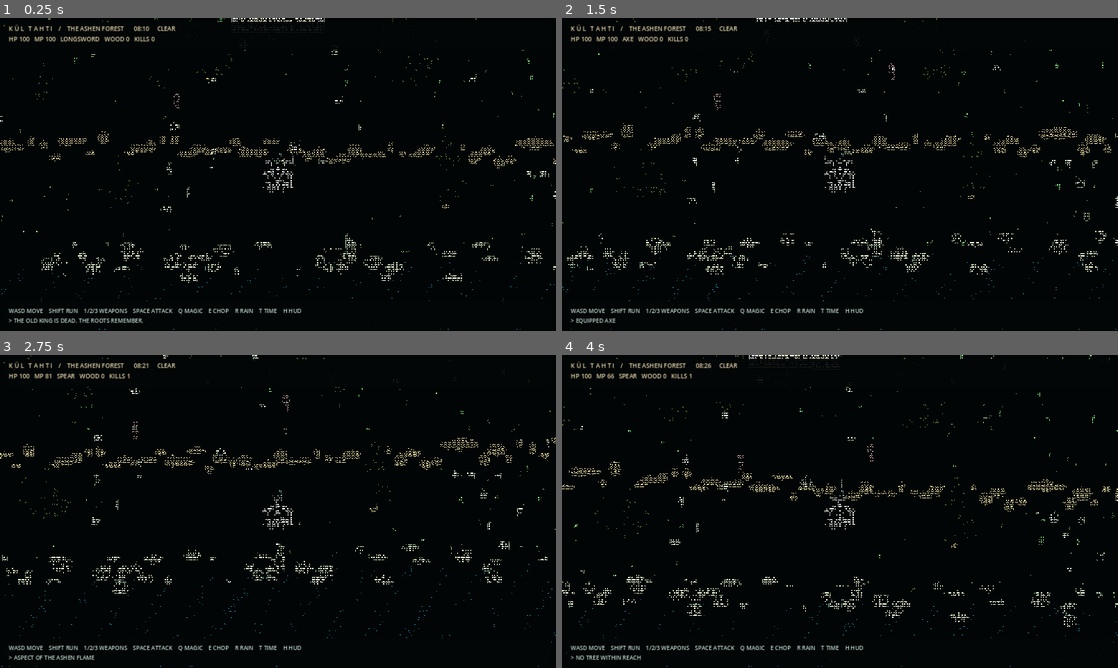
Above: before the commit, frames 1-4 (two rows, left to right).
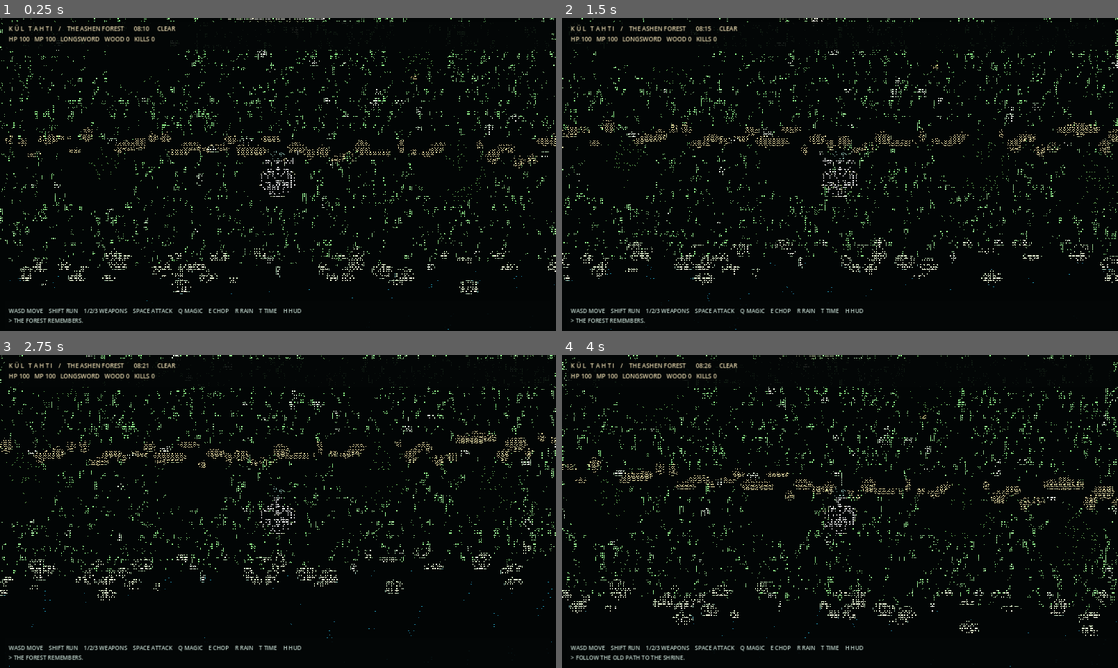
Above: after the commit, the same moments.

Repository: furkhans4o4-create/KUL-TAHTI
Game: Godot game, scene res://scenes/main.tscn
Same seed, same stepped clock (60 frames per second), same inputs: the game is played once before the commit and once after it.
Inputs:
- Up to frame 1 (0.25 s): no input
- Up to frame 2 (1.5 s): tap Enter at 0.5 s; hold D 0.53-1.28 s; tap 1 at 0.6 s; tap Space at 0.77, 1.07 s; tap 2 at 0.8, 1.35 s; hold S from 1.28 s (still down)
- Up to frame 3 (2.75 s): tap Space at 1.52, 1.82 s; tap 3 at 1.55, 2.1 s; release S at 2.03 s; hold D from 2.03 s (still down); tap Q at 2.3 s
- Up to frame 4 (4 s): release D at 2.78 s; hold W 2.78-3.53 s; tap Q at 2.85 s; tap Space at 3.02, 3.32, 3.77, 3.8 s; tap E at 3.05, 3.6 s; hold A from 3.53 s (still down)

The runs differ from the first frame. In frame 1, 4.0% of the frame differs, in the area x 0-100%, y 0-100%; in frame 2, 4.2%; in frame 3, 4.1%; in frame 4, 4.7%.

Commit message:
Focus 3D ASCII demo on one clearing: interactive grass, rainfall ripples and flickering shrine

Diff:
--- a/scripts/forest3d.gd
+++ b/scripts/forest3d.gd
@@ -10,12 +10,16 @@
 var kills: int = 0
 var weapon: int = 0
 var weapon_names: Array[String] = ["LONGSWORD", "AXE", "SPEAR"]
-var status: String = "THE OLD KING IS DEAD. THE ROOTS REMEMBER."
+var status: String = "THE FOREST REMEMBERS."
 
 var hero_position: Vector3 = Vector3.ZERO
 var hero_facing: Vector3 = Vector3(0, 0, -1)
 var elapsed: float = 0.0
 var walk_phase: float = 0.0
+var shrine_pulse: float = 0.0
+var torch_light: OmniLight3D
+var grass_shader: ShaderMaterial
+var water_surface: ShaderMaterial
 var attack_remaining: float = 0.0
 var spell_remaining: float = 0.0
 var camera: Camera3D
@@ -45,7 +49,6 @@
     _stones()
     _shrine()
     _player()
-    _enemies()
     _camera()
     _rain()
     set_process(true)
@@ -111,12 +114,13 @@
 
     # A broad river runs across the southern portion of the camera view.
     var river := PlaneMesh.new()
-    river.size = Vector2(135, 25)
+    river.size = Vector2(90, 25)
     var water_shader := Shader.new()
-    water_shader.code = "shader_type spatial;\nrender_mode cull_disabled;\nuniform vec4 water_color : source_color = vec4(0.035, 0.13, 0.19, 1.0);\nvoid fragment(){float wave = sin(UV.x * 110.0 + TIME * 2.0 + sin(UV.y*19.0 + TIME)*1.5); float band=sin(UV.y*34.0+UV.x*8.0-TIME*1.7); ALBEDO = water_color.rgb + vec3(0.03,0.08,0.11) * (wave*wave*0.5+band*band*0.3); ROUGHNESS = 0.14; METALLIC=0.14;}\n"
+    water_shader.code = "shader_type spatial;\nrender_mode cull_disabled;\nuniform float rain_power = 0.0;\nuniform vec4 water_color : source_color = vec4(0.025,0.115,0.175,1.0);\nfloat hash(vec2 p){return fract(sin(dot(p,vec2(127.1,311.7)))*43758.5453);}\nvoid fragment(){vec2 p=UV*vec2(48.0,9.0); float wave=sin(p.x*4.0+TIME*1.9+sin(p.y*3.0+TIME)*1.2); float shine=pow(max(0.0,0.5+0.5*wave),9.0); vec2 tile=floor(p*1.5); vec2 in_tile=fract(p*1.5)-0.5; float cycle=fract(hash(tile)*5.0+TIME*0.75); float ring=exp(-pow((length(in_tile)-cycle*0.65)/0.042,2.0))*(1.0-cycle)*rain_power; ALBEDO=water_color.rgb+vec3(0.035,0.085,0.10)*shine+vec3(0.16,0.23,0.24)*ring; ROUGHNESS=0.18; METALLIC=0.13;}\n"
     var water_mat := ShaderMaterial.new()
     water_mat.shader = water_shader
     _mesh(river, water_mat, self, Vector3(0, -0.03, 20), Vector3.ONE)
+    water_surface = water_mat
 
     # Bank stones make the shore feel dimensional.
     var stone := _sphere(0.6)
@@ -131,32 +135,33 @@
     var blade := QuadMesh.new()
     blade.size = Vector2(0.20, 0.78)
     var shader := Shader.new()
-    shader.code = "shader_type spatial;\nrender_mode cull_disabled;\nvoid vertex(){VERTEX.x += UV.y * sin(TIME * 2.0 + float(INSTANCE_ID) * 0.61) * 0.11;}\nvoid fragment(){ALBEDO = COLOR.rgb; ROUGHNESS=1.0;}\n"
+    shader.code = "shader_type spatial;\nrender_mode cull_disabled;\nuniform vec3 hero_world = vec3(0.0);\nvoid vertex(){vec3 w=(MODEL_MATRIX*vec4(VERTEX,1.0)).xyz; float d=distance(w.xz,hero_world.xz); float trample=1.0-smoothstep(0.35,2.2,d); float tip=1.0-UV.y; VERTEX.x += tip*(sin(TIME*1.45+w.x*0.9+w.z*0.7)*0.075+trample*0.29); VERTEX.y -= trample*tip*0.24;}\nvoid fragment(){ALBEDO = COLOR.rgb; ROUGHNESS=1.0;}\n"
     var grass_mat := ShaderMaterial.new()
     grass_mat.shader = shader
+    grass_shader = grass_mat
     blade.material = grass_mat
     var mm := MultiMesh.new()
     mm.transform_format = MultiMesh.TRANSFORM_3D
     mm.use_colors = true
     mm.mesh = blade
-    mm.instance_count = 3700
+    mm.instance_count = 8600
     var noise := FastNoiseLite.new()
     noise.seed = 8173
     noise.frequency = 0.078
     for i in range(mm.instance_count):
-        var x: float = rng.randf_range(-52, 52)
-        var z: float = rng.randf_range(-46, 47)
+        var x: float = rng.randf_range(-27, 27)
+        var z: float = rng.randf_range(-28, 12)
         var meadow: float = noise.get_noise_2d(x,z)
         # Reserve the player's clearing and stony trail.
-        if Vector2(x,z).length() < 8.0 or absf(z+2.7)<1.6 or z>7.0:
-            x = rng.randf_range(-52,52)
-            z = rng.randf_range(-43,-14)
-        var h: float = rng.randf_range(0.46, 1.10) * (1.0 + maxf(-0.3, meadow))
+        if Vector2(x,z).length() < 2.4 or absf(z+2.7)<0.65 or z>7.2:
+            x = rng.randf_range(-27,27)
+            z = rng.randf_range(-26,-5)
+        var h: float = rng.randf_range(0.52, 1.45) * (1.0 + maxf(-0.3, meadow))
         var angle: float = rng.randf_range(0, TAU)
         var orient := Basis().rotated(Vector3.UP, angle).scaled(Vector3(rng.randf_range(0.8, 1.5), h, 1.0))
         mm.set_instance_transform(i, Transform3D(orient, Vector3(x, h*0.39, z)))
         var shade: float = rng.randf_range(0.48, 0.92)
-        mm.set_instance_color(i, Color(0.18*shade,0.44*shade,0.23*shade,1))
+        mm.set_instance_color(i, Color(0.23*shade,0.48*shade,0.27*shade,1))
     var grass_field := MultiMeshInstance3D.new()
     grass_field.multimesh = mm
     grass_field.cast_shadow = GeometryInstance3D.SHADOW_CASTING_SETTING_OFF
@@ -181,12 +186,12 @@
     trunk_instances.transform_format = MultiMesh.TRANSFORM_3D
     trunk_instances.use_colors = true
     trunk_instances.mesh = trunk_mesh
-    trunk_instances.instance_count = 72
+    trunk_instances.instance_count = 35
     crown_instances = MultiMesh.new()
     crown_instances.transform_format = MultiMesh.TRANSFORM_3D
     crown_instances.use_colors = true
     crown_instances.mesh = leaf_mesh
-    crown_instances.instance_count = 72 * 3
+    crown_instances.instance_count = 35 * 3
 
     var trunk_vis := MultiMeshInstance3D.new()
     trunk_vis.multimesh = trunk_instances
@@ -205,7 +210,7 @@
         Vector2(-12.5,2.0),Vector2(12.5,1.5),
         Vector2(-6.2,-20.0),Vector2(7.6,-20.8)
     ]
-    for i in range(72):
+    for i in range(35):
         var x: float = rng.randf_range(-51, 51)
         var z: float = rng.randf_range(-44, 40)
         if i < landmark_trees.size():
@@ -261,7 +266,8 @@
     _mesh(crystal,gold_light,self,Vector3(0,1.4,-16.4),Vector3(0.72,1.55,0.72))
     var glow := OmniLight3D.new()
     glow.light_color = Color("ffc27a")
-    glow.light_energy = 1.5
+    glow.light_energy = 1.9
+    torch_light = glow
     glow.omni_range = 6.0
     glow.position = Vector3(0,2.4,-16.3)
     add_child(glow)
@@ -314,7 +320,7 @@
     camera = Camera3D.new()
     camera.name = "TopDownIsometric"
     camera.projection = Camera3D.PROJECTION_ORTHOGONAL
-    camera.size = 24.0
+    camera.size = 22.0
     camera.near = 0.1
     camera.far = 170.0
     camera.current = true
@@ -329,7 +335,7 @@
 
 func _rain() -> void:
     rain_particles = CPUParticles3D.new()
-    rain_particles.amount = 330
+    rain_particles.amount = 600
     rain_particles.lifetime = 1.2
     rain_particles.emission_shape = CPUParticles3D.EMISSION_SHAPE_BOX
     rain_particles.emission_box_extents = Vector3(17,6,17)
@@ -337,6 +343,7 @@
     rain_particles.gravity = Vector3(0,-15,0)
     rain_particles.initial_velocity_min = 2.0
     rain_particles.initial_velocity_max = 6.0
+    rain_particles.color = Color(0.67,0.81,0.87,0.8)
     var drop := SphereMesh.new()
     drop.radius = 0.018
     drop.height = 0.16
@@ -368,6 +375,11 @@
         actor.rotation.y = atan2(-move.x,-move.z)
         walk_phase += delta * 10.0
     actor.position = hero_position
+    grass_shader.set_shader_parameter("hero_world", hero_position)
+    water_surface.set_shader_parameter("rain_power", 1.0 if rain else 0.0)
+    shrine_pulse = maxf(0.0, shrine_pulse-delta)
+    if is_instance_valid(torch_light):
+        torch_light.light_energy = 1.8 + 0.27*sin(elapsed*8.7) + 2.0*shrine_pulse
     left_foot.position.z = 0.15*sin(walk_phase)
     right_foot.position.z = -0.15*sin(walk_phase)
     _sync_camera(delta)
@@ -386,20 +398,12 @@
 
 func action(key: int) -> void:
     match key:
-        KEY_1, KEY_2, KEY_3:
-            weapon = key - KEY_1
-            status = "EQUIPPED " + weapon_names[weapon]
-        KEY_SPACE:
-            attack_remaining = 0.38
-            _attack()
-        KEY_Q:
-            if mp < 20: return
-            mp-=20
-            spell_remaining=0.6
-            _attack(true)
-            status="ASPECT OF THE ASHEN FLAME"
         KEY_E:
-            _chop()
+            if hero_position.distance_to(Vector3(0,0,-16.4)) < 5.5:
+                shrine_pulse = 1.5
+                status="AN ANCIENT FLAME ANSWERS."
+            else:
+                status="FOLLOW THE OLD PATH TO THE SHRINE."
         KEY_R:
             rain=not rain
             rain_particles.emitting=rain
